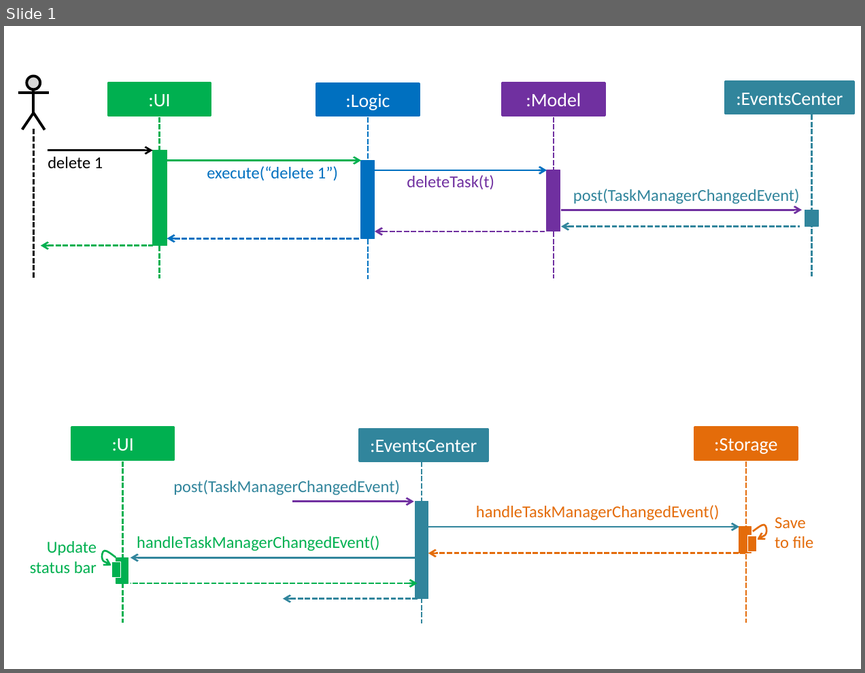
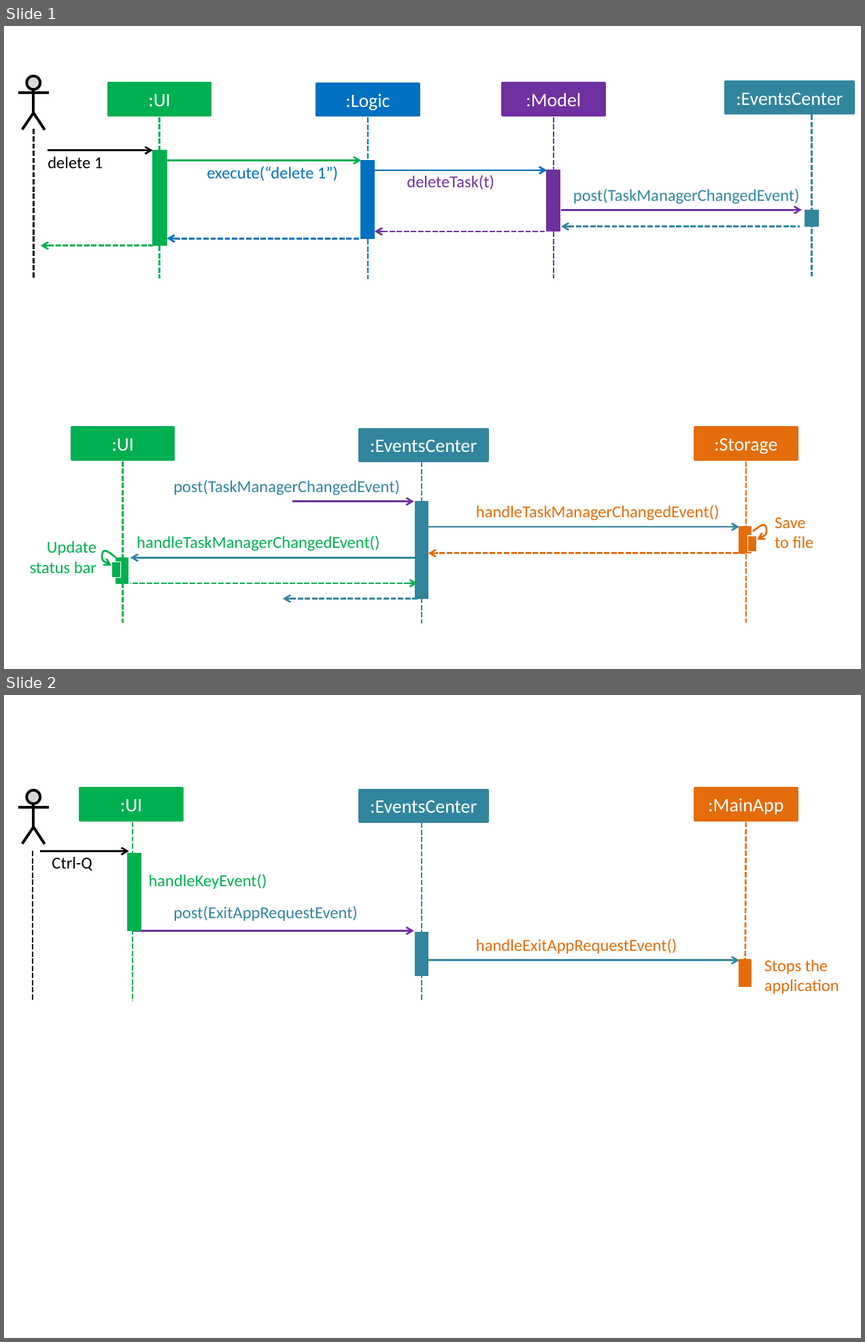
Before and after one commit to CS2103JAN2017-F12-B1/main, a slide deck: docs/diagrams/HighLevelSequenceDiagrams.pptx. Shown one above the other, each under a label of ours: slide 1 before the commit, slides 1 and 2 after it. The pictures are 865x673 and 865x1342 pixels, drawn with LibreOffice and Linux fonts; fonts in the diff are those of the drawing. Boxes give left, top, right and bottom in pixels: in the first picture for what was removed or moved away, otherwise in the second. Text is boxed around its words. In the diff, an @@ line names an element or a change of style, - is before the commit and + after.

```diff
--- a/docs/diagrams/HighLevelSequenceDiagrams.pptx
+++ b/docs/diagrams/HighLevelSequenceDiagrams.pptx
@@ slide 2 added at (4,695,861,1338), background #FFFFFF @@
@@ rectangle added at (80,787,183,820), fill #00B050, outline #00B050 1.5 pt, 16 pt, text #FFFFFF @@
+:UI
@@ rectangle added at (360,790,488,821), fill #31859C, outline #31859C 1.5 pt, 16 pt, text #FFFFFF @@
+:EventsCenter
@@ rectangle added at (695,787,798,820), fill #E46C0A, outline #E46C0A 1.5 pt, 16 pt, text #FFFFFF @@
+:MainApp
@@ group added at (18,790,49,844): 2 lines, 1 ellipse, 1 freeform shape @@
@@ line added from (133, 821) to (133, 1001), #00B050 1.5 pt dashed @@
@@ line added from (422, 823) to (422, 1001), #31859C 1.5 pt dashed @@
@@ line added from (746, 821) to (745, 986), #E46C0A 1.5 pt dashed @@
@@ line added from (33, 851) to (33, 1001), #000000 1.5 pt dashed @@
@@ arrow added from (40, 851) to (129, 851), #000000 1.5 pt @@
@@ text added at (52,857,92,871), 14 pt, text #000000 @@
+Ctrl-Q
@@ rectangle added at (127,853,140,930), fill #00B050, outline #00B050 0.75 pt @@
@@ text added at (149,874,267,889), 14 pt, text #00B050 @@
+handleKeyEvent()
@@ text added at (173,906,358,921), 14 pt, text #31859C @@
+post(ExitAppRequestEvent)
@@ arrow added from (133, 930) to (413, 930), #7030A0 1.5 pt @@
@@ rectangle added at (415,932,429,976), fill #31859C, outline #31859C 0.75 pt @@
@@ text added at (476,938,677,953), 14 pt, text #E46C0A @@
+handleExitAppRequestEvent()
@@ arrow added from (428, 960) to (739, 960), #31859C 1.5 pt @@
@@ rectangle added at (739,960,751,986), fill #E46C0A, outline #E46C0A 0.75 pt @@
@@ text added at (764,960,839,994), 14 pt, text #E46C0A @@
+Stops the application
```
Also in this commit, not shown: 10 other files.
